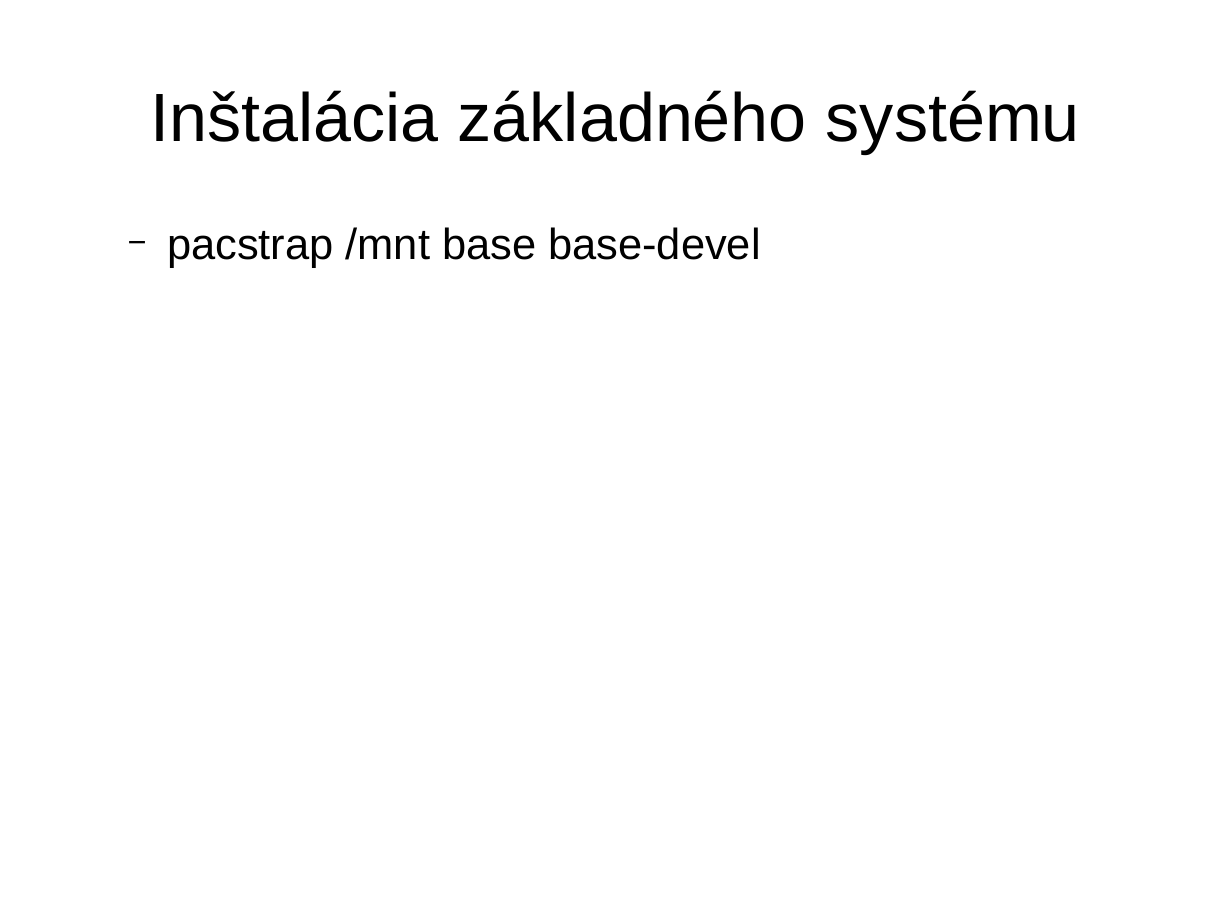
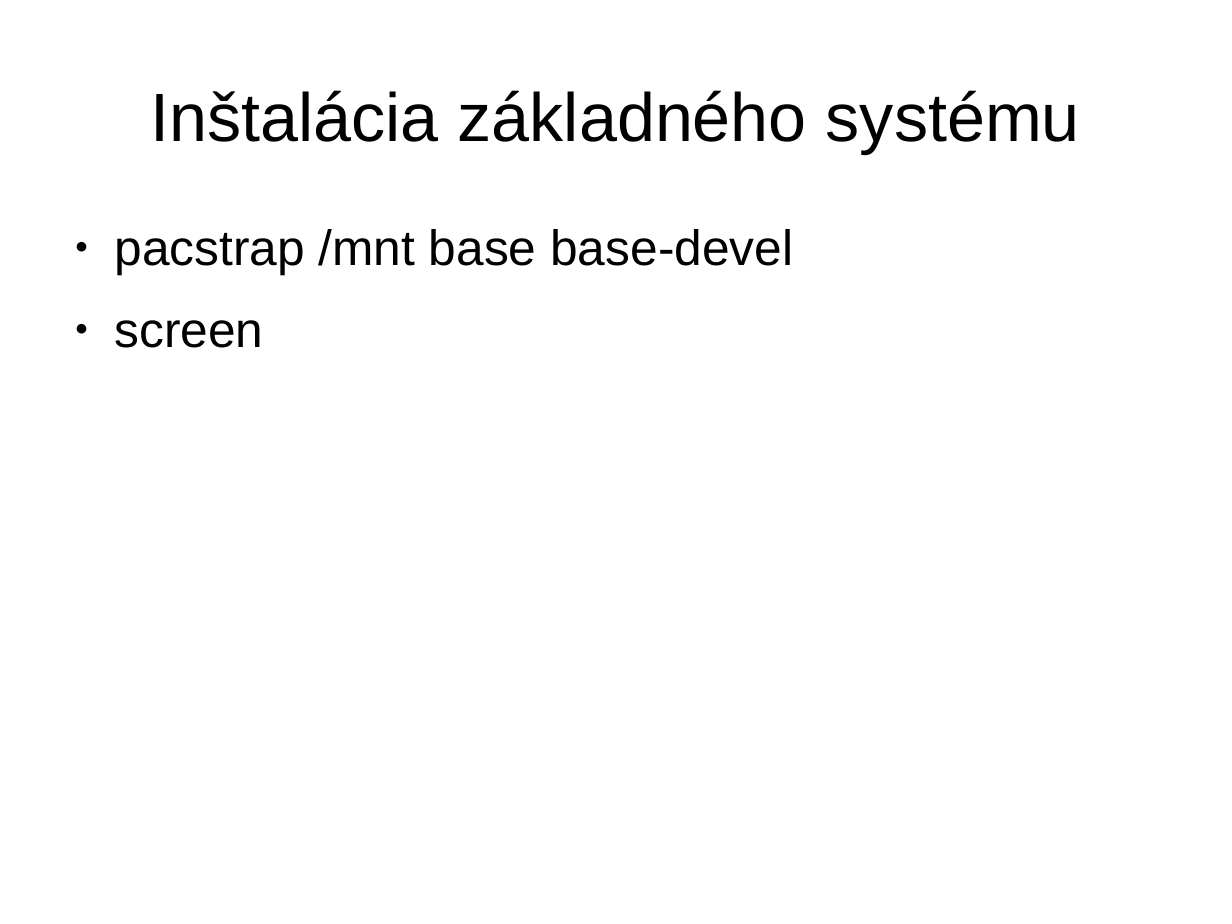
Before and after one commit to radi42/FRI, a slide deck: slide 30 of Ing/2.semester/UNIX/Sisila_Andrej_Instalacia_Arch_Linux.odp (slide 18 before the commit). Drawn at 1232x924 pixels with LibreOffice and Linux fonts; fonts in the diff are those of the drawing. Boxes give left, top, right and bottom in pixels: in the first picture for what was removed or moved away, otherwise in the second. Text is boxed around its words. In the diff, an @@ line names an element or a change of style, - is before the commit and + after.

```diff
--- a/Ing/2.semester/UNIX/Sisila_Andrej_Instalacia_Arch_Linux.odp
+++ b/Ing/2.semester/UNIX/Sisila_Andrej_Instalacia_Arch_Linux.odp
@@ text at <box>114,229,793,275</box>: size 28 to 32 pt in "pacstrap /mnt base base-devel"; bullet − to ●; list level 2 to 1 in "pacstrap /mnt base base-devel" @@
@@ text at <box>114,320,263,348</box>: paragraph added @@
+● screen
```
Also in this commit, not shown: 17 other slides changed, 31 slides added, 1 slide removed.
